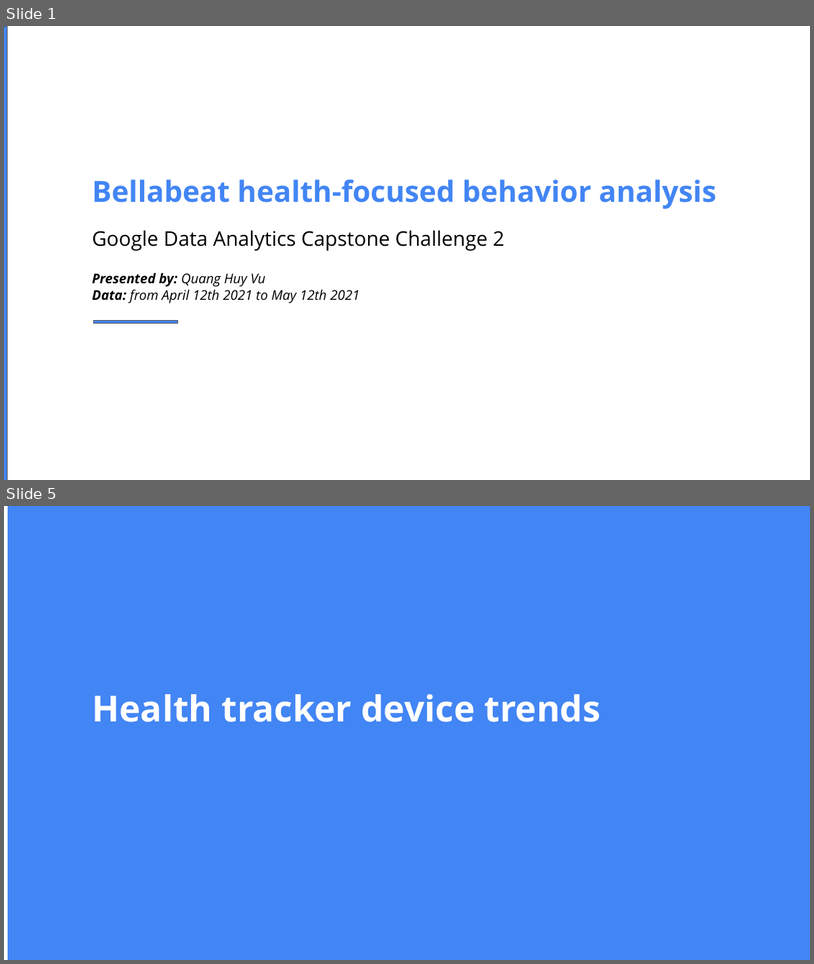
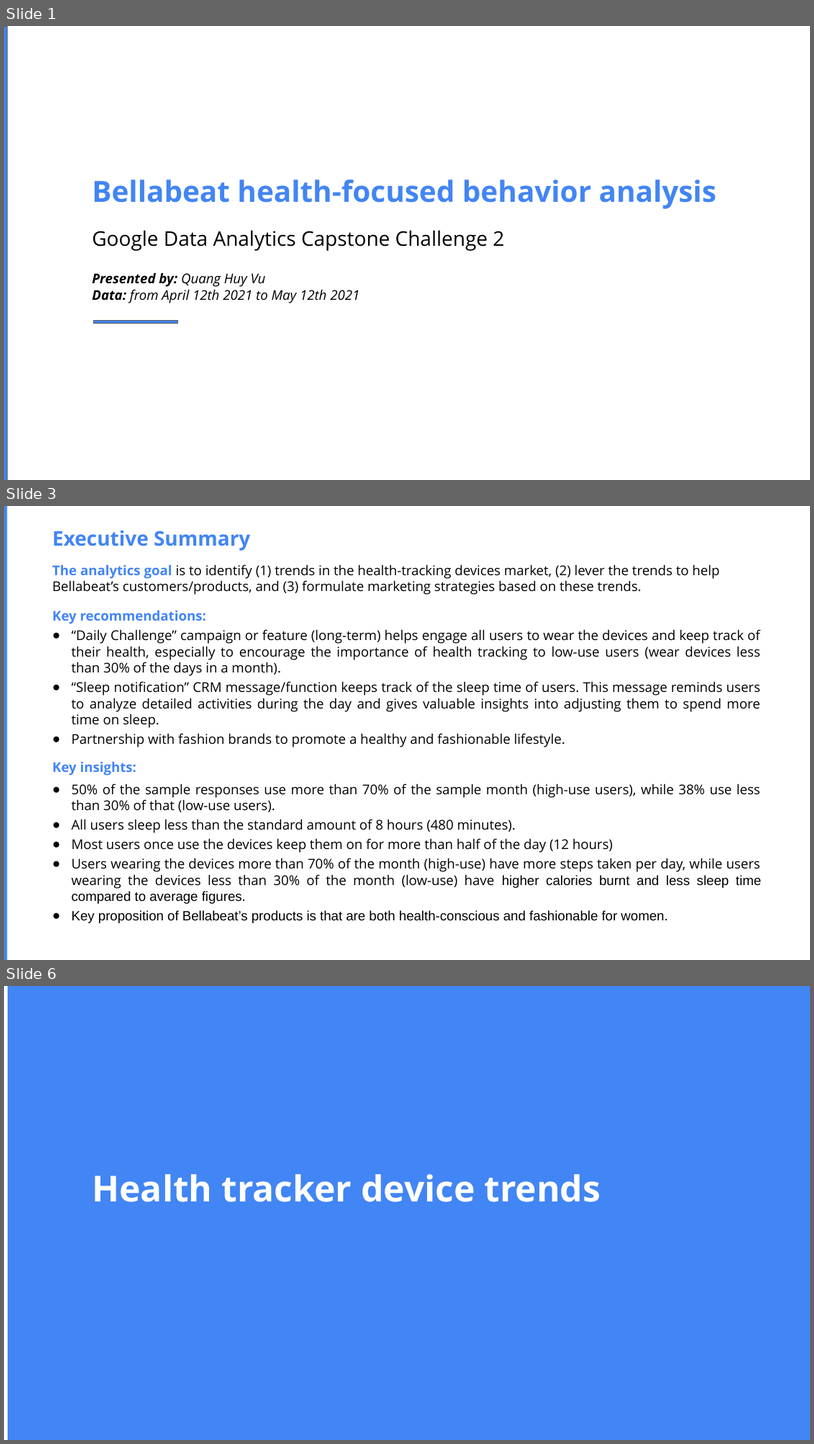
Before and after one commit to huyvuintech/gda-capstone-projects, a slide deck: Challenge2_GDACapstoneProject_Bellabeat_202209.pptx. Shown one above the other, each under a label of ours: slides 1 and 5 before the commit, slides 1, 3 and 6 after it; the slides between them are not shown. The pictures are 814x964 and 814x1444 pixels, drawn with LibreOffice and Linux fonts; fonts in the diff are those of the drawing. Boxes give left, top, right and bottom in pixels: in the first picture for what was removed or moved away, otherwise in the second. Text is boxed around its words. In the diff, an @@ line names an element or a change of style, - is before the commit and + after.

Commit message:
Challenge 2 - Presentation

```diff
--- a/Challenge2_GDACapstoneProject_Bellabeat_202209.pptx
+++ b/Challenge2_GDACapstoneProject_Bellabeat_202209.pptx
@@ slide 3 added at [4,506,810,960], background #FFFFFF @@
@@ rectangle added at [4,506,7,960], fill #4285F4 @@
@@ text added at [52,530,250,551], 18 pt, text #4285F4, bold @@
+Executive Summary
@@ text added at [52,564,720,595], 12 pt, text #000000 @@
+The analytics goal is to identify (1) trends in the health-tracking devices market, (2) lever the trends to help Bellabeat’s customers/products, and (3) formulate marketing strategies based on these trends.
@@ text added at [52,610,206,624], 12 pt, text #4285F4, bold @@
+Key recommendations:
@@ text added at [72,629,761,747], 12 pt, text #000000 @@
+● “Daily Challenge” campaign or feature (long-term) helps engage all users to wear the devices and keep track of their health, especially to encourage the importance of health tracking to low-use users (wear devices less than 30% of the days in a month).
+● “Sleep notification” CRM message/function keeps track of the sleep time of users. This message reminds users to analyze detailed activities during the day and gives valuable insights into adjusting them to spend more time on sleep.
+● Partnership with fashion brands to promote a healthy and fashionable lifestyle.
@@ text added at [52,762,136,775], 12 pt, text #4285F4, bold @@
+Key insights:
@@ text added at [72,783,761,923], 12 pt, text #000000 @@
+● 50% of the sample responses use more than 70% of the sample month (high-use users), while 38% use less than 30% of that (low-use users).
+● All users sleep less than the standard amount of 8 hours (480 minutes).
+● Most users once use the devices keep them on for more than half of the day (12 hours)
+● Users wearing the devices more than 70% of the month (high-use) have more steps taken per day, while users wearing the devices less than 30% of the month (low-use) have higher calories burnt and less sleep time compared to average figures.
+● Key proposition of Bellabeat’s products is that are both health-conscious and fashionable for women.
@@ what was slide 5 is now slide 6 @@
```
Also in this commit, not shown: 3 slides changed, 2 other slides added, 2 slides removed.
